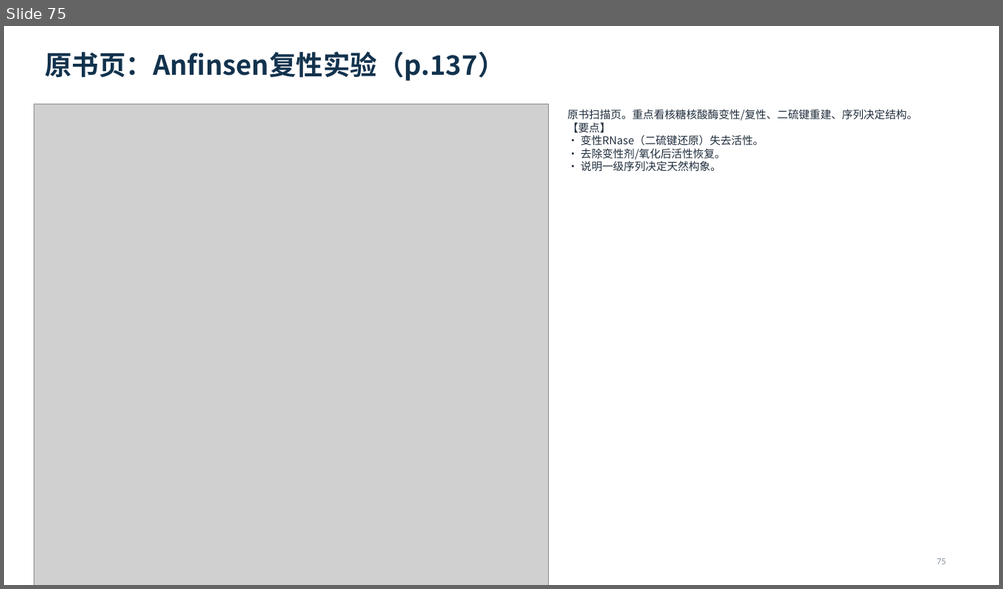
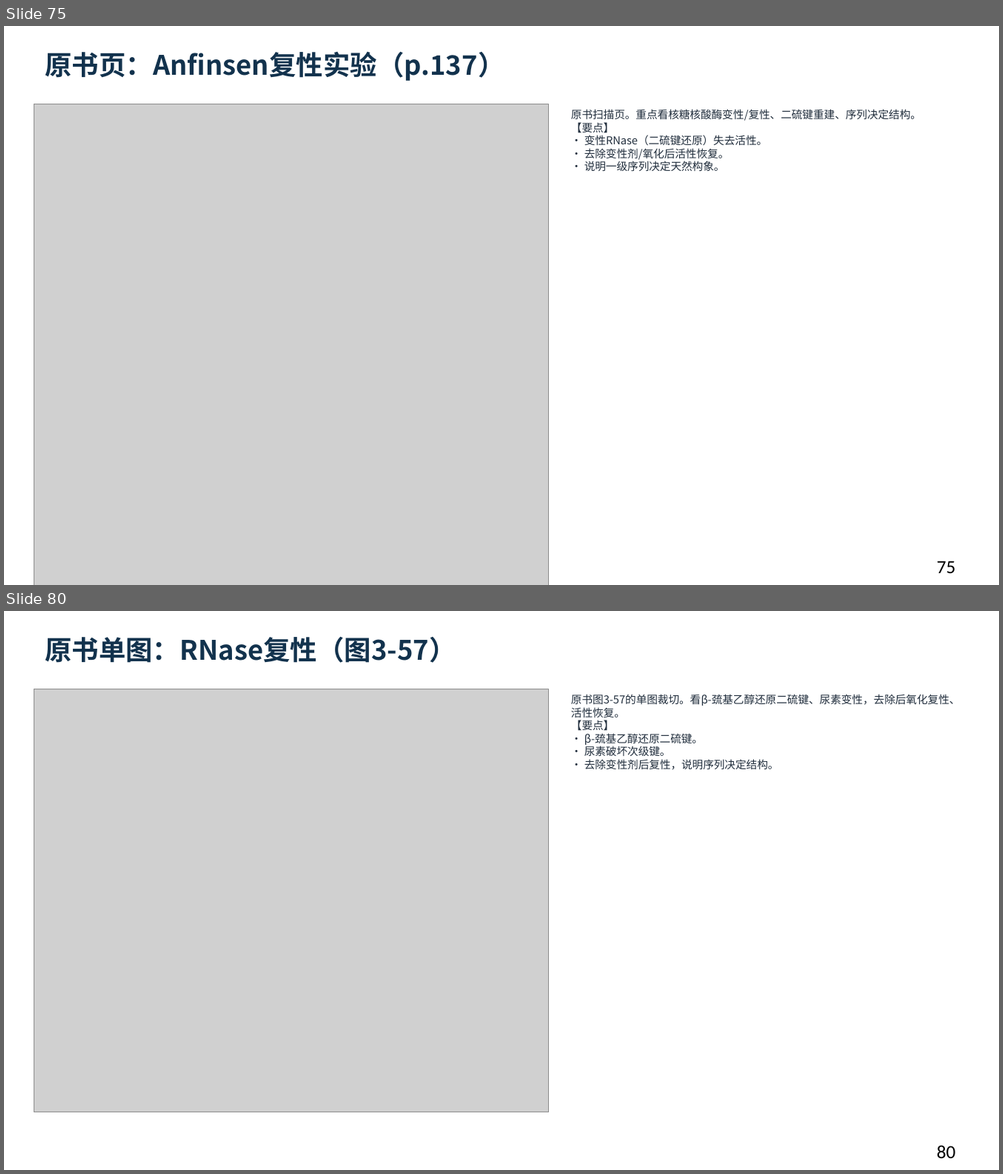
Before and after one commit to newkan-li/Biochemistry, a slide deck: downloads/bc03-ai-style.pptx. Shown one above the other, each under a label of ours: slide 75 before the commit, slides 75 and 80 after it; the slides between them are not shown. The pictures are 1003x589 and 1003x1174 pixels, drawn with LibreOffice and Linux fonts; fonts in the diff are those of the drawing; grey boxes stand for pictures. Boxes give left, top, right and bottom in pixels: in the first picture for what was removed or moved away, otherwise in the second. Text is boxed around its words. In the diff, an @@ line names an element or a change of style, - is before the commit and + after.

Commit message:
bc03补原书单图卡片5页并重生成81页下载版;更新下载版本;版本20261111y

```diff
--- a/downloads/bc03-ai-style.pptx
+++ b/downloads/bc03-ai-style.pptx
@@ slide 80 added at box(4, 611, 999, 1170), background #FFFFFF @@
@@ text added at box(45, 637, 455, 663), 26 pt, text #12324D, bold @@
+原书单图：RNase复性（图3-57）
@@ picture added at box(34, 689, 549, 1113) @@
@@ text added at box(571, 694, 960, 770), 10.5 pt, text #202D3C @@
+原书图3-57的单图裁切。看β-巯基乙醇还原二硫键、尿素变性，去除后氧化复性、活性恢复。
+【要点】
+• β-巯基乙醇还原二硫键。
+• 尿素破坏次级键。
+• 去除变性剂后复性，说明序列决定结构。
@@ text added at box(936, 1145, 956, 1159), 18 pt, text #000000 @@
+80
@@ slide 75 changed as well @@
@@ text "原书扫描页。重点看核糖核酸酶变性/复性、二硫键重建、序列决定结构。 【要点】 • 变性RNase（二硫键还原）失去活性。 ...": place and size @@
-text "原书扫描页。重点看核糖核酸酶变性/复性、二硫键重建、序列决定结构。 【要点】 • 变性RNase（二硫键还原）失去活性。 ..." at box(567, 109, 917, 171)
+text "原书扫描页。重点看核糖核酸酶变性/复性、二硫键重建、序列决定结构。 【要点】 • 变性RNase（二硫键还原）失去活性。 ..." at box(571, 109, 921, 171)
@@ text "75" at box(936, 561, 956, 574): size 9 to 18 pt, text colour #8C96A0 to #000000 @@
```
Also in this commit, not shown: 75 other slides changed, 4 other slides added, 10 other files.
